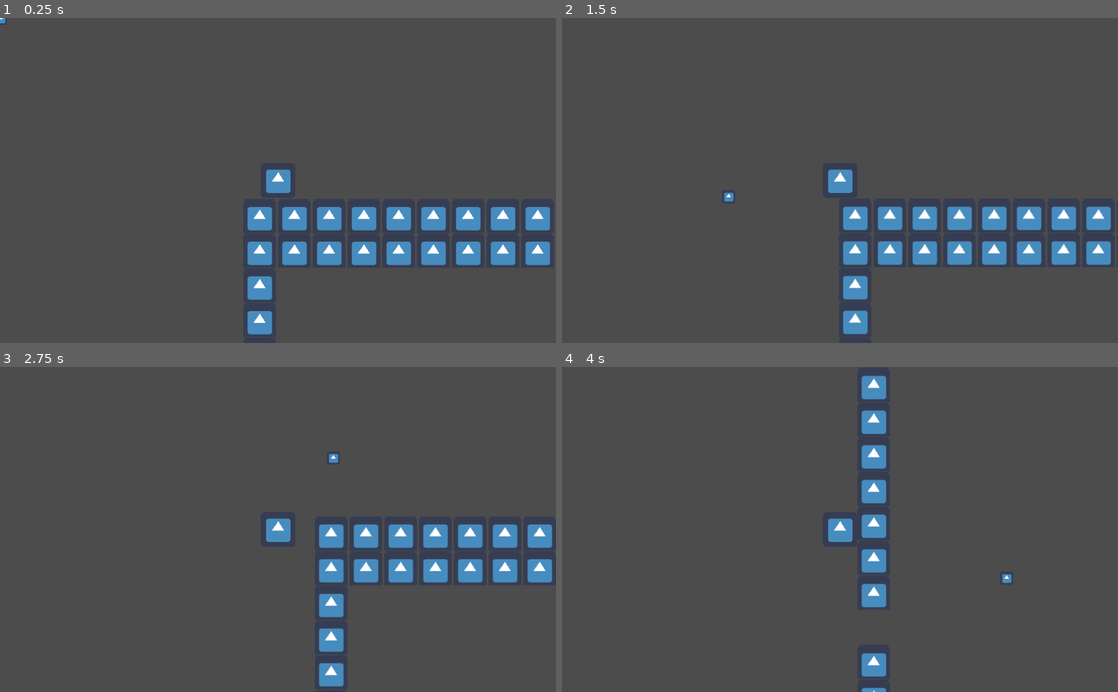
Above: before the commit, frames 1-4 (two rows, left to right).
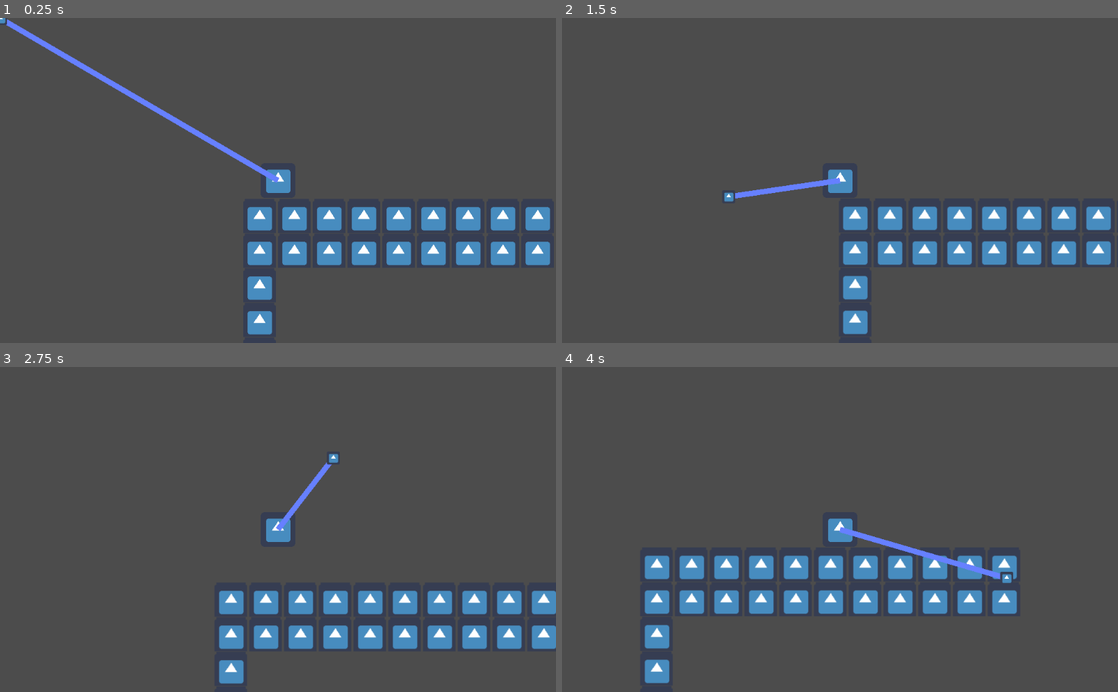
Above: after the commit, the same moments.

Repository: CtrlAltLeo/ProjectNinja
Game: Godot game, scene res://scenes/testing.tscn
Two runs of this game, one before a commit and one after it. Both use one fixed random seed, a clock stepped at 60 frames per second and the inputs below. The engine's default icon, where the game draws it, is replaced by a stand-in: a white triangle on a blue panel in a dark square.
Inputs (mouse positions are in pixels of both pictures, inside the frame that each line leads up to):
- Up to frame 1 (0.25 s): no input
- Up to frame 2 (1.5 s): move the mouse to (962, 164) at 0.52 s; hold A (A) 0.53-1.28 s; tap D (D) at 0.8, 1.35 s; move the mouse to (728, 196) at 1.27 s
- Up to frame 3 (2.75 s): click (166, 545) at 1.55 s; tap Enter at 2 s; move the mouse to (333, 458) at 2.02 s; hold A (A) from 2.03 s (still down); click (333, 458) at 2.1 s
- Up to frame 4 (4 s): move the mouse to (812, 594) at 2.77 s; release A (A) at 2.78 s; tap A (A) at 2.85 s; tap D (D) at 3.05 s; move the mouse to (1006, 578) at 3.52 s; hold D (D) from 3.53 s (still down); click (1006, 578) at 3.8 s

The runs differ from the first frame. In frame 1, 1.0% of the frame differs, in the area x 1-98%, y 0-95%; in frame 2, 0.3%; in frame 3, 12%, in the area x 39-100%, y 29-99%; in frame 4, 10%.

Commit message:
wow I forgor to bind left click lmao :cryingEmoji:

Diff:
--- a/ProjectNinja/code/cursor.gd
+++ b/ProjectNinja/code/cursor.gd
@@ -1,4 +1,5 @@
 extends Node2D
+
 
 
 onready var parentPos = get_parent().position
@@ -13,7 +14,4 @@
 
 func startLine():
 
-	var direction = get_parent().cursor.position - self.position
-	direction = direction.normalized()
-
-	get_parent().grapple.startGrapple(direction)
+	get_parent().getVectorToCursor()
--- a/ProjectNinja/code/player.gd
+++ b/ProjectNinja/code/player.gd
@@ -6,9 +6,11 @@
 var y_velo = 0
 
 var grappleEffects = Vector2()
+var grappleSpeed = 0
 
 const GRAVITY = 15
 const JUMP_HEIGHT = -400
+const MAXFALLSPEED = 200
 
 onready var camera = $playerCam
 onready var grapple = $grapplez
@@ -30,13 +32,29 @@
 
 	direction.y = y_velo
 
-	move_and_slide(direction, Vector2(0,-1))
+	if y_velo > MAXFALLSPEED:
+		y_velo = MAXFALLSPEED
+
+	move_and_slide(direction + grappleEffects * grappleSpeed, Vector2(0,-1))
 
 	if is_on_floor():
 		y_velo = 0
+		grappleSpeed = 0
 
 	if is_on_floor() and Input.is_action_just_pressed("space"):
 		y_velo = JUMP_HEIGHT
 
 	if y_velo < 0 and Input.is_action_just_released("space"):
 		y_velo += 200
+
+	if grappleSpeed > 5:
+		grappleSpeed = grappleSpeed * pow(2.71, -0.01)
+		print(grappleEffects)
+
+
+func getVectorToCursor():
+
+	var v = (cursor.position - self.position).normalized()
+
+	grappleEffects = v
+	grappleSpeed = 500
--- a/ProjectNinja/project.godot
+++ b/ProjectNinja/project.godot
@@ -42,7 +42,8 @@
 }
 leftMouse={
 "deadzone": 0.5,
-"events": [  ]
+"events": [ Object(InputEventMouseButton,"resource_local_to_scene":false,"resource_name":"","device":0,"alt":false,"shift":false,"control":false,"meta":false,"command":false,"button_mask":0,"position":Vector2( 0, 0 ),"global_position":Vector2( 0, 0 ),"factor":1.0,"button_index":1,"pressed":false,"doubleclick":false,"script":null)
+ ]
 }
 rightMouse={
 "deadzone": 0.5,
--- a/ProjectNinja/scenes/grapple.gd
+++ b/ProjectNinja/scenes/grapple.gd
@@ -9,9 +9,10 @@
 
 func _process(delta):
 
-	playerPos = get_parent().position
+	line.set_point_position(0, self.position)
+	line.set_point_position(1, get_parent().cursor.position)
 
 
 func startGrapple(direction):
 
-	line.add_point(direction * 10 , 1)
+	pass
--- a/ProjectNinja/scenes/grapple.tscn
+++ b/ProjectNinja/scenes/grapple.tscn
@@ -6,4 +6,4 @@
 script = ExtResource( 1 )
 
 [node name="Line2D" type="Line2D" parent="."]
-points = PoolVector2Array( 0, 0 )
+points = PoolVector2Array( 0, 0, 0, 0 )
Not shown: 3 places in ProjectNinja/scenes/testing.tscn that only renumber resources
